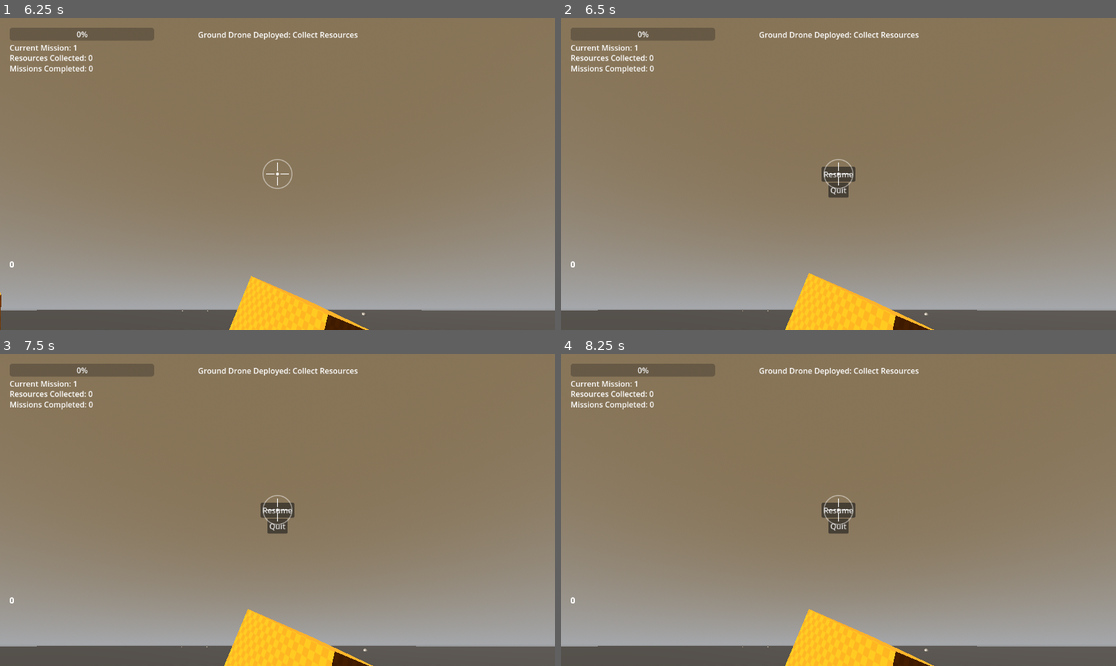
Above: before the commit, frames 1-4 (two rows, left to right).
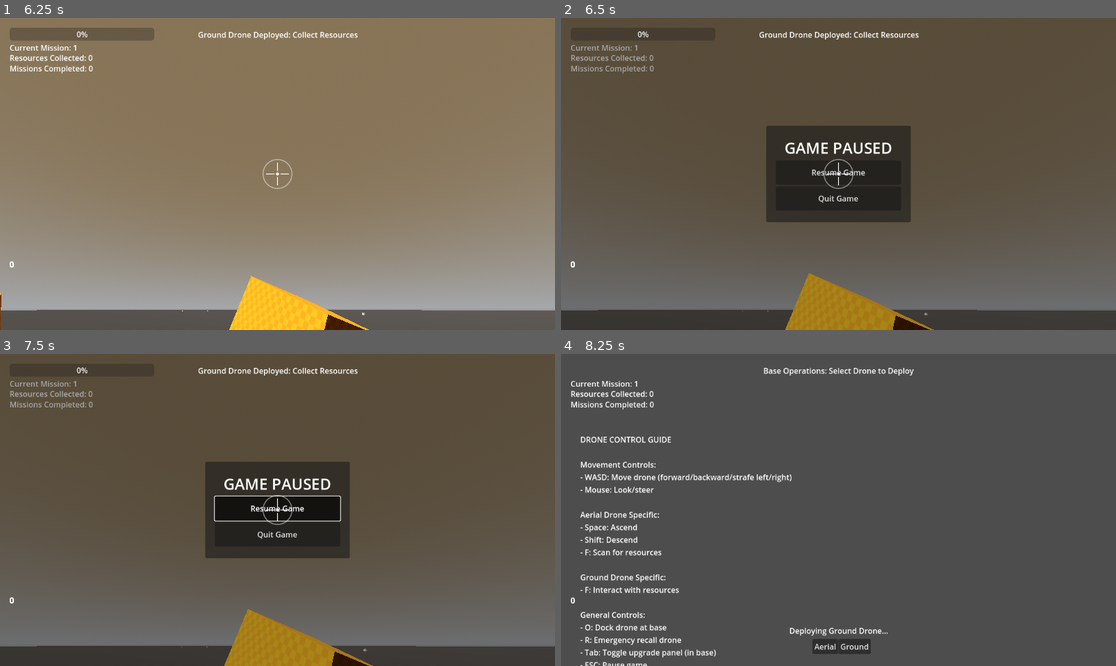
Above: after the commit, the same moments.

Repository: Triysle/drones
Game: Godot game, scene res://scenes/Main.tscn
Same seed, same stepped clock (60 frames per second), same inputs: the game is played once before the commit and once after it.
Inputs (mouse positions are in pixels of both pictures, inside the frame that each line leads up to):
- Up to frame 1 (6.25 s): click "Aerial" at 0.5 s; tap Enter at 1.25, 4.25 s; move the mouse to (305, 174) at 1.27 s; hold W (move_forward) 1.28-3.5 s; tap Shift (ascend) at 1.35, 5.85 s; click (305, 174) at 1.42 s; move the mouse to (249, 174) at 2.02 s; tap O (dock) at 2.1 s; click (249, 174) at 2.17 s; tap Space at 2.75 s; move the mouse to (288, 167) at 2.77 s; hold R (recall_drone) 2.78-3.5 s; click (288, 167) at 2.92 s; click "Ground" at 3.5 s; move the mouse to (271, 180) at 4.27 s; hold W (move_forward) from 4.28 s (still down); tap F (scan) at 4.35 s; click (271, 180) at 4.42 s; move the mouse to (316, 177) at 5.02 s; hold Tab (toggle_management_mode) 5.03-5.78 s; click (316, 177) at 5.17 s; tap Ctrl (descend) at 5.65 s; move the mouse to (233, 170) at 5.77 s; click (233, 170) at 5.92 s
- Up to frame 2 (6.5 s): keep holding W (move_forward); tap Escape (pause_game) at 6.4 s
- Up to frame 3 (7.5 s): release W (move_forward) at 6.5 s; click (277, 510) at 6.5 s, where only the run after the commit has a clickable "Resume Game"; tap Space at 7.25 s; move the mouse to (305, 510) at 7.27 s; hold S (move_backward) from 7.28 s (still down); tap O (dock) at 7.35 s; click (305, 510) at 7.42 s
- Up to frame 4 (8.25 s): tap H (show_help) at 7.9 s; move the mouse to (755, 432) at 8.02 s; release S (move_backward) at 8.03 s; hold D (move_right) from 8.03 s (still down); tap R (recall_drone) at 8.1 s; click (755, 432) at 8.17 s

Frame 1 is identical in both runs. In frame 2, 100% of the frame differs, in the area x 0-100%, y 0-100%; in frame 3, 100%; in frame 4, 95%.

Commit message:
0.0.14
pause menu fixes

Diff:
--- a/scenes/Main.tscn
+++ b/scenes/Main.tscn
@@ -2,8 +2,8 @@
 
 [ext_resource type="Script" uid="uid://bni2ha4odumw1" path="res://scripts/GameManager.gd" id="1_elqb8"]
 [ext_resource type="Script" uid="uid://b1rfndp28srso" path="res://scripts/MissionDisplay.gd" id="2_rvslj"]
-[ext_resource type="Script" uid="uid://c1618xp4ub86w" path="res://scripts/PauseMenu.gd" id="3_0bbpv"]
 [ext_resource type="Script" uid="uid://dfr8exlb2wnab" path="res://scripts/HelpPanel.gd" id="3_rarhs"]
+[ext_resource type="PackedScene" uid="uid://btwyhctpeapm1" path="res://scenes/PauseMenu.tscn" id="4_rarhs"]
 
 [node name="GameManager" type="Node"]
 script = ExtResource("1_elqb8")
@@ -54,41 +54,4 @@
 grow_vertical = 2
 script = ExtResource("3_rarhs")
 
-[node name="PauseMenu" type="Control" parent="CanvasLayer"]
-layout_mode = 3
-anchors_preset = 15
-anchor_right = 1.0
-anchor_bottom = 1.0
-grow_horizontal = 2
-grow_vertical = 2
-script = ExtResource("3_0bbpv")
-
-[node name="ResumeButton" type="Button" parent="CanvasLayer/PauseMenu"]
-layout_mode = 1
-anchors_preset = 8
-anchor_left = 0.5
-anchor_top = 0.5
-anchor_right = 0.5
-anchor_bottom = 0.5
-offset_left = -4.0
-offset_top = -4.0
-offset_right = 4.0
-offset_bottom = 4.0
-grow_horizontal = 2
-grow_vertical = 2
-text = "Resume"
-
-[node name="QuitButton" type="Button" parent="CanvasLayer/PauseMenu"]
-layout_mode = 1
-anchors_preset = 8
-anchor_left = 0.5
-anchor_top = 0.5
-anchor_right = 0.5
-anchor_bottom = 0.5
-offset_left = -21.0
-offset_top = 18.0
-offset_right = 21.0
-offset_bottom = 49.0
-grow_horizontal = 2
-grow_vertical = 2
-text = "Quit"
+[node name="PauseMenu" parent="CanvasLayer" instance=ExtResource("4_rarhs")]
--- /dev/null
+++ b/scenes/PauseMenu.tscn
@@ -0,0 +1,63 @@
+[gd_scene load_steps=2 format=3 uid="uid://btwyhctpeapm1"]
+
+[ext_resource type="Script" uid="uid://c1618xp4ub86w" path="res://scripts/PauseMenu.gd" id="1_jvnd5"]
+
+[node name="PauseMenu" type="Control"]
+process_mode = 2
+z_index = 100
+layout_mode = 3
+anchors_preset = 15
+anchor_right = 1.0
+anchor_bottom = 1.0
+grow_horizontal = 2
+grow_vertical = 2
+script = ExtResource("1_jvnd5")
+
+[node name="BackgroundDimmer" type="ColorRect" parent="."]
+layout_mode = 1
+anchors_preset = 15
+anchor_right = 1.0
+anchor_bottom = 1.0
+grow_horizontal = 2
+grow_vertical = 2
+color = Color(0, 0, 0, 0.345098)
+
+[node name="Panel" type="Panel" parent="."]
+custom_minimum_size = Vector2(300, 200)
+layout_mode = 2
+offset_left = 426.0
+offset_top = 224.0
+offset_right = 726.0
+offset_bottom = 424.0
+grow_horizontal = 2
+grow_vertical = 2
+
+[node name="VBoxContainer" type="VBoxContainer" parent="Panel"]
+layout_mode = 1
+anchors_preset = -1
+anchor_right = 1.0
+anchor_bottom = 1.0
+offset_left = 20.0
+offset_top = 20.0
+offset_right = -20.0
+offset_bottom = -20.0
+grow_horizontal = 2
+grow_vertical = 2
+alignment = 1
+
+[node name="PauseTitle" type="Label" parent="Panel/VBoxContainer"]
+layout_mode = 2
+theme_override_font_sizes/font_size = 32
+text = "GAME PAUSED"
+horizontal_alignment = 1
+vertical_alignment = 1
+
+[node name="ResumeButton" type="Button" parent="Panel/VBoxContainer"]
+custom_minimum_size = Vector2(200, 50)
+layout_mode = 2
+text = "Resume Game"
+
+[node name="QuitButton" type="Button" parent="Panel/VBoxContainer"]
+custom_minimum_size = Vector2(200, 50)
+layout_mode = 2
+text = "Quit Game"
--- a/scripts/GameManager.gd
+++ b/scripts/GameManager.gd
@@ -6,6 +6,7 @@
 @export var test_environment_scene = load("res://scenes/TestEnvironment.tscn")
 @export var base_station_scene = load("res://scenes/BaseStation.tscn")
 @export var resource_scene = load("res://scenes/Resource.tscn")
+@export var pause_menu_scene = load("res://scenes/PauseMenu.tscn")  # Add this line
 
 # Current environment
 var current_environment = null
@@ -19,26 +20,23 @@
 # UI References
 @onready var mission_display = $CanvasLayer/MissionDisplay
 @onready var help_panel = $CanvasLayer/HelpPanel
-@onready var pause_menu = $CanvasLayer/PauseMenu
-
-# Mouse capture state
+var pause_menu = null  # Will instantiate dynamically
+
+# Game state
+var is_game_paused = false
 var mouse_was_captured = false
 
 func _ready():
 	# Setup initial game state
 	initialize_game()
 
-	# Connect UI signals
-	pause_menu.connect("resume_game", Callable(self, "_on_resume_game"))
-	pause_menu.connect("quit_game", Callable(self, "_on_quit_game"))
-
-	# Hide pause menu initially
-	pause_menu.visible = false
+	# Create pause menu
+	create_pause_menu()
 
 func _input(event):
 	# Toggle pause menu
 	if event.is_action_pressed("pause_game"):
-		toggle_pause_menu()
+		toggle_pause()
 
 	# Toggle help panel
 	if event.is_action_pressed("show_help"):
@@ -58,6 +56,56 @@
 	update_mission_display()
 
 	print("Game initialized")
+
+# Create and setup the pause menu
+func create_pause_menu():
+	# Instance the pause menu scene
+	pause_menu = pause_menu_scene.instantiate()
+	$CanvasLayer.add_child(pause_menu)
+
+	# Connect signals
+	pause_menu.connect("resume_game", Callable(self, "_on_resume_game"))
+	pause_menu.connect("quit_game", Callable(self, "_on_quit_game"))
+
+	print("Pause menu created and connected")
+
+# Pause/unpause the game
+func toggle_pause():
+	is_game_paused = !is_game_paused
+
+	if is_game_paused:
+		# Pause the game
+		get_tree().paused = true
+
+		# Store mouse capture state and free the mouse
+		mouse_was_captured = Input.get_mouse_mode() == Input.MOUSE_MODE_CAPTURED
+		Input.set_mouse_mode(Input.MOUSE_MODE_VISIBLE)
+
+		# Show the pause menu
+		pause_menu.show_menu()
+
+		print("Game paused. Mouse was captured: " + str(mouse_was_captured))
+	else:
+		# Hide the pause menu
+		pause_menu.hide_menu()
+
+		# Unpause the game
+		get_tree().paused = false
+
+		# Restore mouse capture if it was captured before
+		if mouse_was_captured:
+			Input.set_mouse_mode(Input.MOUSE_MODE_CAPTURED)
+
+		print("Game unpaused. Restored mouse capture: " + str(mouse_was_captured))
+
+# Signal handlers for pause menu
+func _on_resume_game():
+	print("Resume game signal received")
+	toggle_pause() # This will handle unpausing
+
+func _on_quit_game():
+	print("Quit game signal received, exiting...")
+	get_tree().quit()
 
 func load_environment():
 	# Instantiate environment scene
@@ -177,24 +225,6 @@
 	mission_display.set_resources_collected(total_resources_collected)
 	mission_display.set_missions_completed(missions_completed)
 
-func toggle_pause_menu():
-	# Show/hide pause menu
-	pause_menu.visible = !pause_menu.visible
-
-	# Pause game when menu is visible
-	get_tree().paused = pause_menu.visible
-
-	# Handle mouse capture
-	if pause_menu.visible:
-		# Store current mouse mode before freeing it
-		mouse_was_captured = Input.get_mouse_mode() == Input.MOUSE_MODE_CAPTURED
-		# Free the mouse when paused
-		Input.set_mouse_mode(Input.MOUSE_MODE_VISIBLE)
-	else:
-		# Restore mouse capture state when unpausing
-		if mouse_was_captured:
-			Input.set_mouse_mode(Input.MOUSE_MODE_CAPTURED)
-
 func toggle_help_panel():
 	# Show/hide help panel
 	help_panel.visible = !help_panel.visible
@@ -204,18 +234,5 @@
 		mouse_was_captured = Input.get_mouse_mode() == Input.MOUSE_MODE_CAPTURED
 		Input.set_mouse_mode(Input.MOUSE_MODE_VISIBLE)
 	else:
-		if mouse_was_captured and !pause_menu.visible:
+		if mouse_was_captured and !is_game_paused:
 			Input.set_mouse_mode(Input.MOUSE_MODE_CAPTURED)
-
-# Signal handlers
-func _on_resume_game():
-	pause_menu.visible = false
-	get_tree().paused = false
-
-	# Restore mouse capture state
-	if mouse_was_captured:
-		Input.set_mouse_mode(Input.MOUSE_MODE_CAPTURED)
-
-func _on_quit_game():
-	# Return to title screen or quit game
-	get_tree().quit()
--- a/scripts/PauseMenu.gd
+++ b/scripts/PauseMenu.gd
@@ -3,23 +3,35 @@
 signal resume_game
 signal quit_game
 
-@onready var resume_button = $ResumeButton
-@onready var quit_button = $QuitButton
+# UI elements
+@onready var resume_button = $Panel/VBoxContainer/ResumeButton
+@onready var quit_button = $Panel/VBoxContainer/QuitButton
 
 func _ready():
-	# Connect button signals directly using connect() method
-	resume_button.pressed.connect(_on_resume_button_pressed)
-	quit_button.pressed.connect(_on_quit_button_pressed)
-
-	# Hide menu initially
+	# Ensure we're set up correctly
+	process_mode = Node.PROCESS_MODE_WHEN_PAUSED
 	visible = false
 
-	print("Pause menu initialized - buttons connected")
+	# Connect the button signals
+	resume_button.pressed.connect(_on_resume_pressed)
+	quit_button.pressed.connect(_on_quit_pressed)
 
-func _on_resume_button_pressed():
-	print("Resume button pressed")
+	print("New pause menu initialized")
+
+# Signal handlers
+func _on_resume_pressed():
+	print("Resume pressed!")
 	emit_signal("resume_game")
 
-func _on_quit_button_pressed():
-	print("Quit button pressed")
+func _on_quit_pressed():
+	print("Quit pressed!")
 	emit_signal("quit_game")
+
+# Show/hide methods for cleaner code
+func show_menu():
+	visible = true
+	print("Pause menu shown")
+
+func hide_menu():
+	visible = false
+	print("Pause menu hidden")
